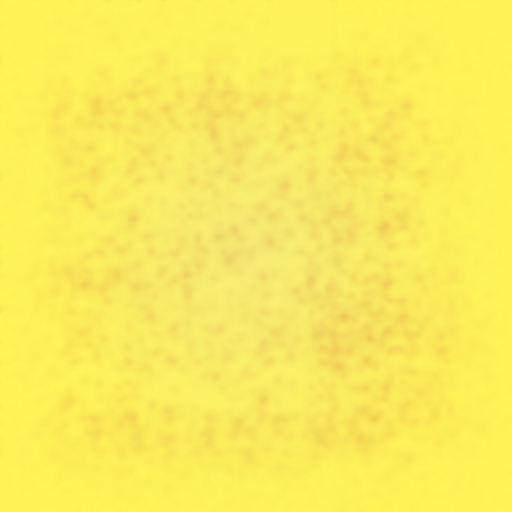
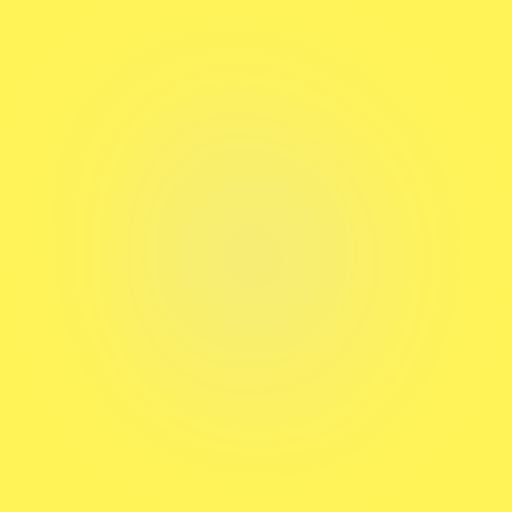
Before/after of a 512 × 512 layered artwork. What changed in the layer stack:
hid "Layer 2 copy 13" over (0, 0, 512, 512)
